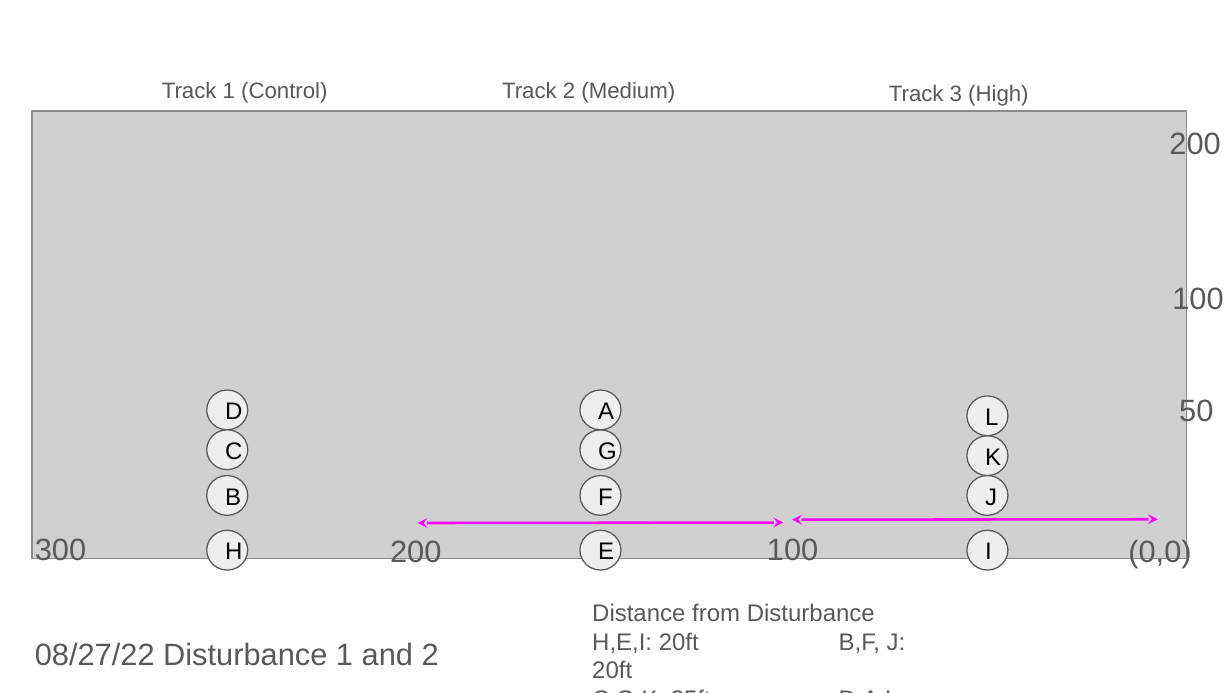
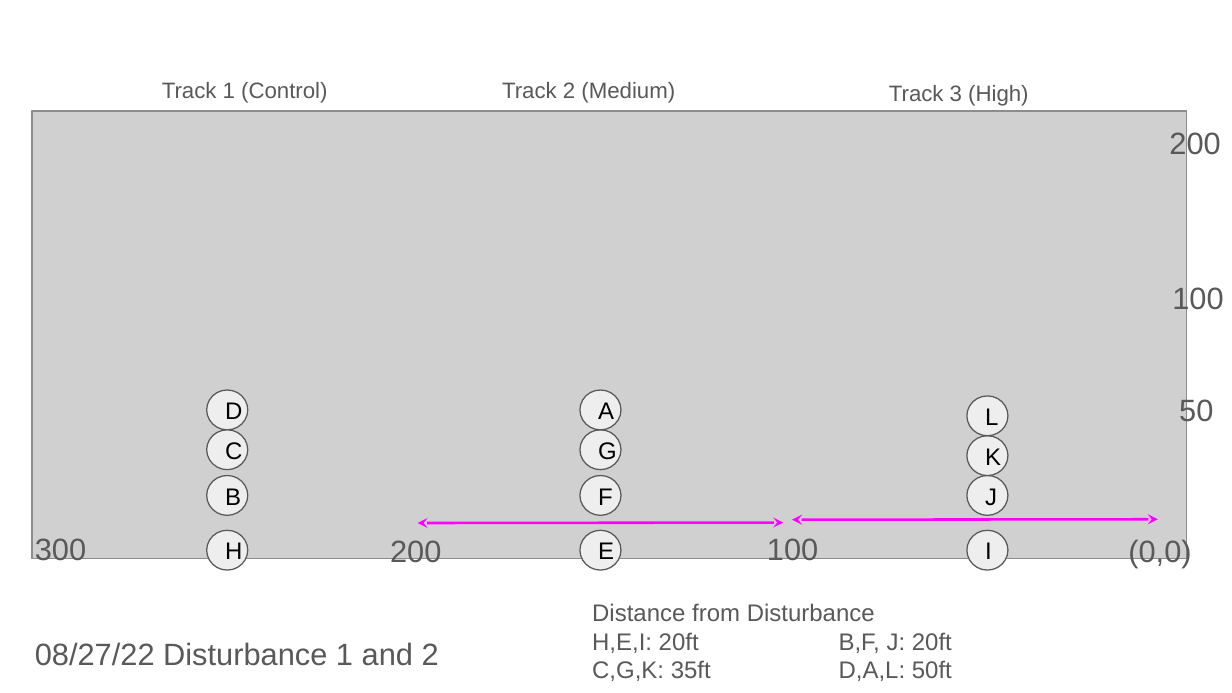
Before and after one commit to lramirez55/prj_lauraramirez_sedimentplumes, a slide deck: slide 2 of output/site_diagrams/track_layouts_sj.pptx. Drawn at 1232x693 pixels with LibreOffice and Linux fonts; fonts in the diff are those of the drawing; grey boxes stand for pictures. Boxes give left, top, right and bottom in pixels: in the first picture for what was removed or moved away, otherwise in the second. Text is boxed around its words. In the diff, an @@ line names an element or a change of style, - is before the commit and + after.

```diff
--- a/output/site_diagrams/track_layouts_sj.pptx
+++ b/output/site_diagrams/track_layouts_sj.pptx
@@ text "Distance from Disturbance" rewrapped from (592, 603, 906, 678) to (592, 603, 952, 681) @@
```
Also in this commit, not shown: 2 other files.
